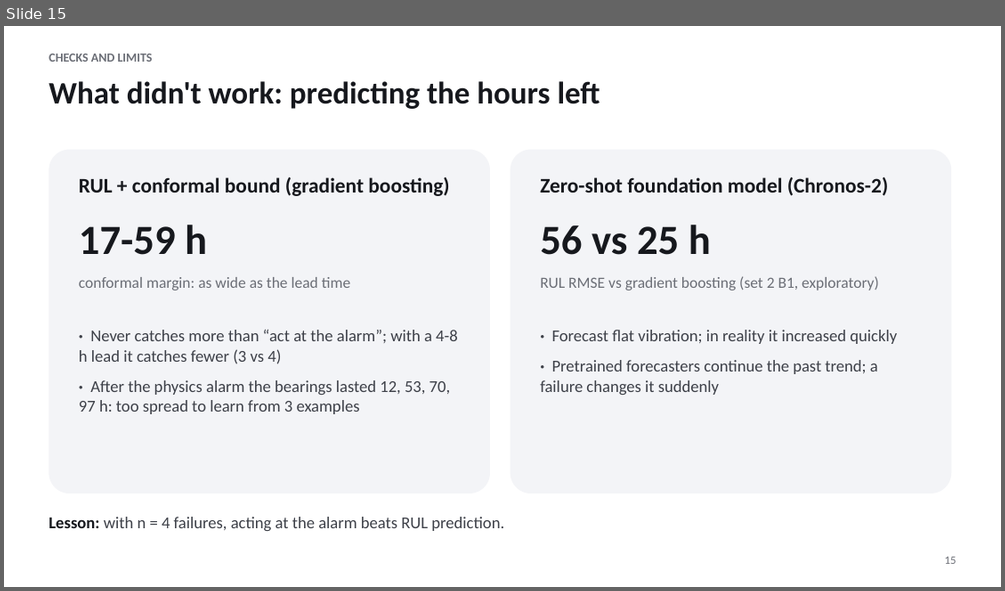
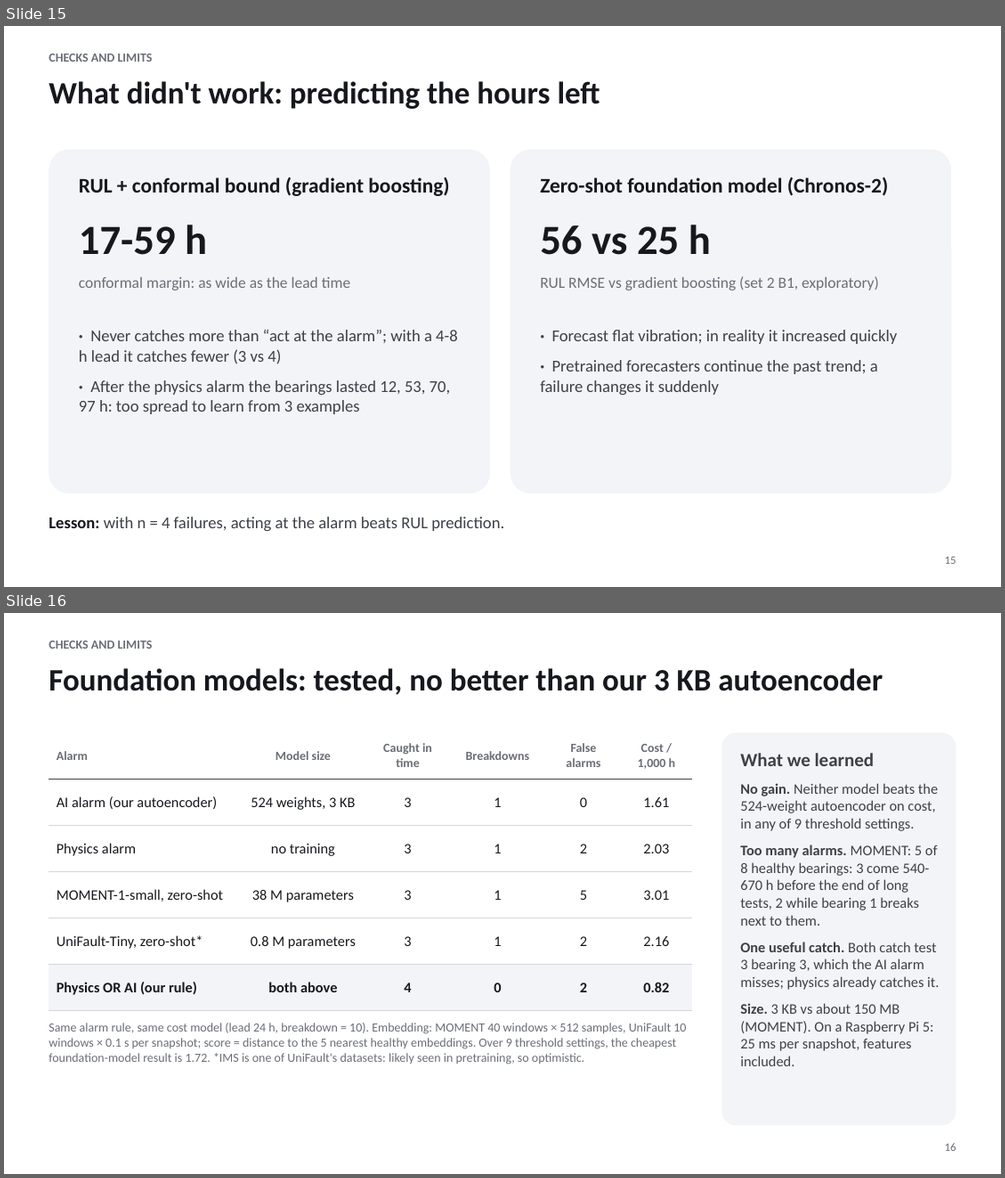
Before and after one commit to Adrian-Jotham/AISmartFactory, a slide deck: predictive_maintenance_part2.pptx. Shown one above the other, each under a label of ours: slide 15 before the commit, slides 15 and 16 after it. The pictures are 1005x591 and 1005x1178 pixels, drawn with LibreOffice and Linux fonts; fonts in the diff are those of the drawing. Boxes give left, top, right and bottom in pixels: in the first picture for what was removed or moved away, otherwise in the second. Text is boxed around its words. In the diff, an @@ line names an element or a change of style, - is before the commit and + after.

```diff
--- a/predictive_maintenance_part2.pptx
+++ b/predictive_maintenance_part2.pptx
@@ slide 16 added at [4,613,1001,1174], background #FFFFFF @@
@@ text added at [48,641,153,649], 12 pt, text #6B6E76, bold @@
+CHECKS AND LIMITS
@@ title added at [48,668,882,695], 30 pt, text #16181D, bold @@
+Foundation models: tested, no better than our 3 KB autoencoder
@@ table added at [48,732,692,1011], 6 rows, 6 columns @@
+Alarm | Model size | Caught in time | Breakdowns | False alarms | Cost / 1,000 h
+AI alarm (our autoencoder) | 524 weights, 3 KB | 3 | 1 | 0 | 1.61
+Physics alarm | no training | 3 | 1 | 2 | 2.03
+MOMENT-1-small, zero-shot | 38 M parameters | 3 | 1 | 5 | 3.01
+UniFault-Tiny, zero-shot* | 0.8 M parameters | 3 | 1 | 2 | 2.16
+Physics OR AI (our rule) | both above | 4 | 0 | 2 | 0.82
@@ rounded rectangle added at [722,732,956,1126], fill #F3F4F7 @@
@@ text added at [740,753,938,1066], 14 pt, text #3D4048 @@
+What we learned
+No gain. Neither model beats the 524-weight autoencoder on cost, in any of 9 threshold settings.
+Too many alarms. MOMENT: 5 of 8 healthy bearings: 3 come 540-670 h before the end of long tests, 2 while bearing 1 breaks next to them.
+One useful catch. Both catch test 3 bearing 3, which the AI alarm misses; physics already catches it.
+Size. 3 KB vs about 150 MB (MOMENT). On a Raspberry Pi 5: 25 ms per snapshot, features included.
@@ text added at [48,1022,686,1064], 12 pt, text #6B6E76 @@
+Same alarm rule, same cost model (lead 24 h, breakdown = 10). Embedding: MOMENT 40 windows × 512 samples, UniFault 10 windows × 0.1 s per snapshot; score = distance to the 5 nearest healthy embeddings. Over 9 threshold settings, the cheapest foundation-model result is 1.72. *IMS is one of UniFault's datasets: likely seen in pretraining, so optimistic.
@@ text added at [945,1143,956,1151], 11 pt, text #6B6E76 @@
+16
```
Also in this commit, not shown: 12 slides changed, 23 other files.
